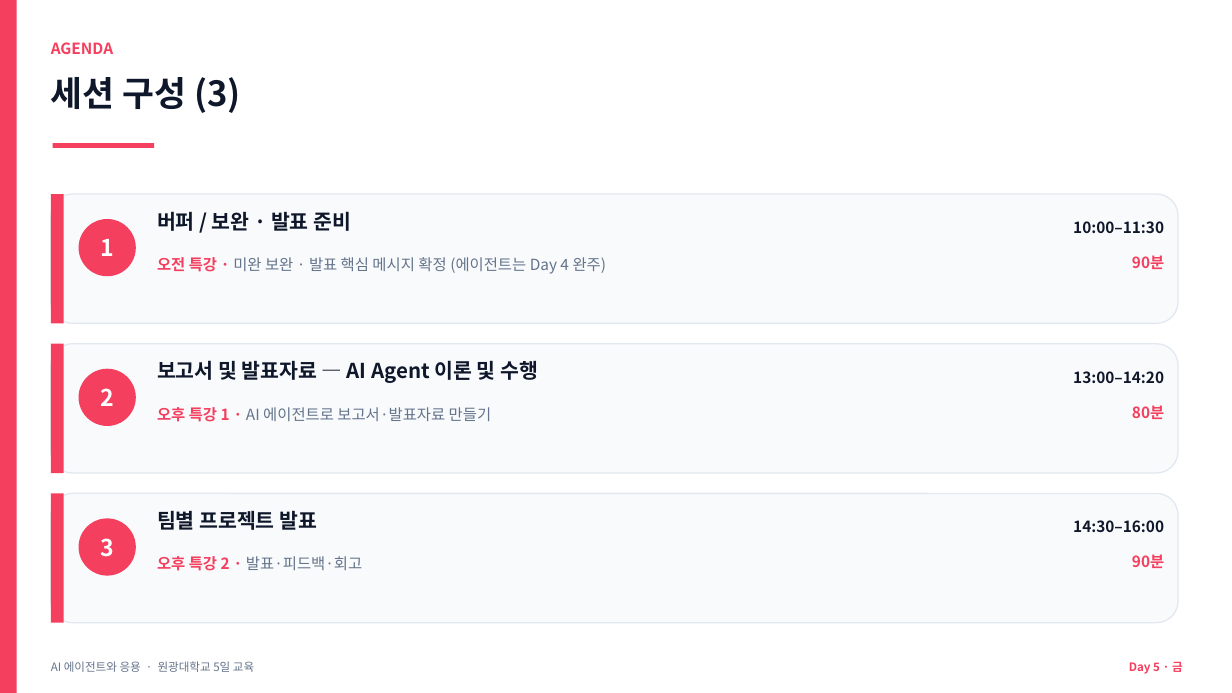
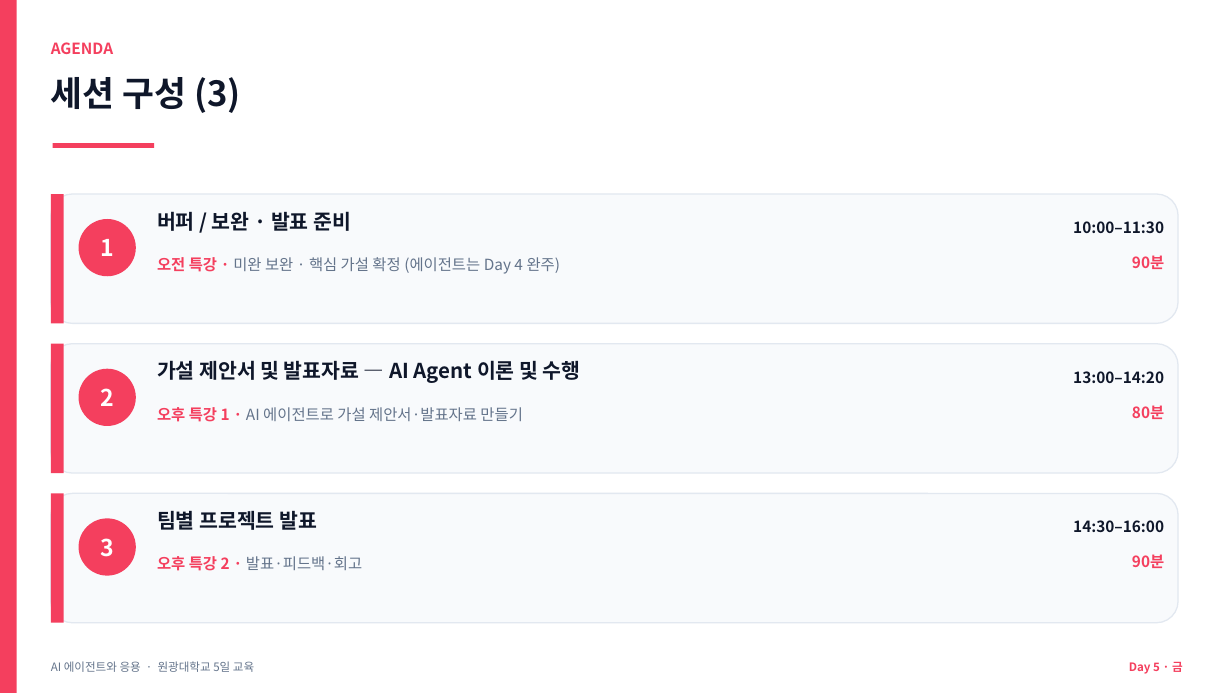
Before and after one commit to jyshin-22/wku-ai-agent-program, a slide deck: slide 3 of slides/day5.pptx. Drawn at 1232x693 pixels with LibreOffice and Linux fonts; fonts in the diff are those of the drawing. Boxes give left, top, right and bottom in pixels: in the first picture for what was removed or moved away, otherwise in the second. Text is boxed around its words. In the diff, an @@ line names an element or a change of style, - is before the commit and + after.

```diff
--- a/slides/day5.pptx
+++ b/slides/day5.pptx
@@ text at bbox=[157, 257, 561, 274]: text changed @@
-오전 특강 · 미완 보완 · 발표 핵심 메시지 확정 (에이전트는 Day 4 완주)
+오전 특강 · 미완 보완 · 핵심 가설 확정 (에이전트는 Day 4 완주)
@@ text at bbox=[157, 360, 581, 383]: text changed @@
-보고서 및 발표자료 — AI Agent 이론 및 수행
+가설 제안서 및 발표자료 — AI Agent 이론 및 수행
@@ text at bbox=[157, 407, 522, 422]: text changed @@
-오후 특강 1 · AI 에이전트로 보고서·발표자료 만들기
+오후 특강 1 · AI 에이전트로 가설 제안서·발표자료 만들기
```
Also in this commit, not shown: 12 other slides changed, 18 other files.
